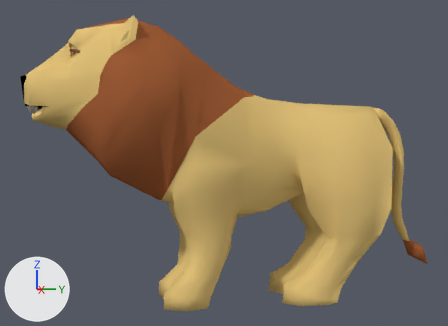
A saved change to the Blender file 01-Models/animals/lion05bonesanimationtest2.blend.
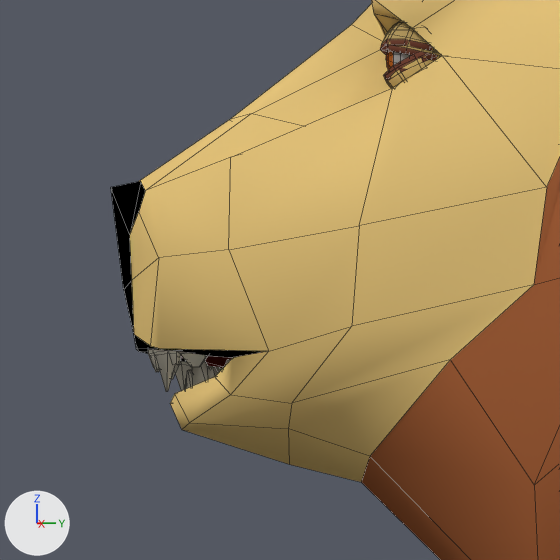
Each version appears first whole from a camera (50 mm lens) standing at (6.69, -1.8, 1.6) and looking at (-0.03, -0.57, 1.48), and next in a close-up on the part from 0% to 23% of the width and 13% to 44% of the height. Lighting does not change. The marker at lower left points along +X, +Y and +Z. The close-ups show mesh edges as thin lines.

Names of what the first close-up shows: 'leftEye', 'lion'.
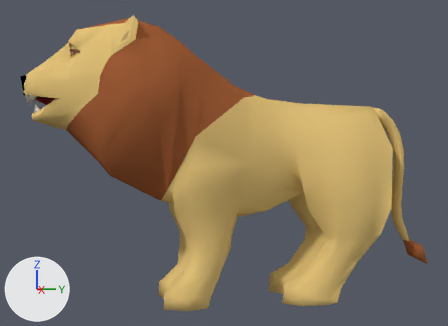
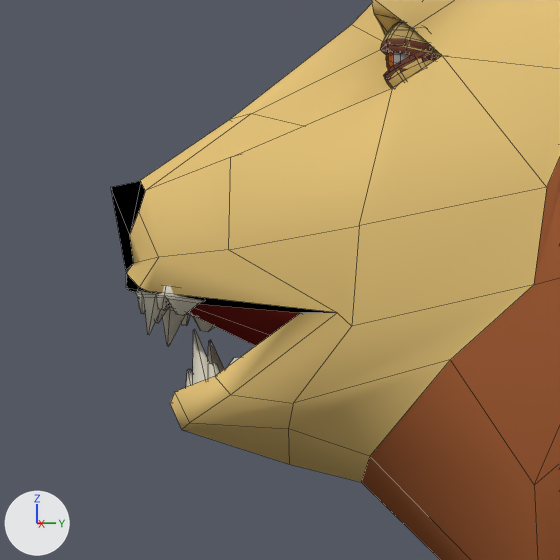
The newer file adds a shape key; the second version is drawn at full value of the shape key 'wide_open' of 'lion', and the change is written as the vertex moves it makes.

What differs and where, as boxes (x1, y1, x2, y2) in the close-ups (560 x 560 px; the box of a moved part takes in the faces that stretch with it):
part 1 of me_cube_001, moved or reshaped: before (148, 350, 208, 391); after (136, 285, 204, 335)
part 2 of me_cube_001, moved or reshaped: before (159, 360, 223, 391); after (155, 305, 215, 346)
part 3 of me_cube_001, moved or reshaped: (111, 189, 359, 403) in both

The change, as a diff of the scene's bpy script:
```diff
--- a/01-Models/animals/lion05bonesanimationtest2.blend.py
+++ b/01-Models/animals/lion05bonesanimationtest2.blend.py
@@ me_cube_001 @@
 me_cube_001.from_pydata(...)  # 1110 vertices, 946 faces, 10 loose edges; spans x -0.73..0.73, y -2.7..1.84, z -0.02..2.98
 # used by ob_lion; location = (0.0, 0.0, 0.0)
+# me_cube_001 part 1: the loose piece of 76 vertices spanning x 0.0..0.21, y -2.63..-2.5, z 1.99..2.08 is turned -9.4 degrees about the x axis through its middle, then moved by (0.0, -0.02, 0.1)
+# me_cube_001 part 2: the loose piece of 76 vertices spanning x -0.21..0.0, y -2.63..-2.5, z 1.99..2.08 is turned -9.4 degrees about the x axis through its middle, then moved by (0.0, -0.02, 0.1)
+# me_cube_001 part 3: 100 of 1110 vertices moved; they spanned x -0.31..0.31, y -2.68..-2.38, z 1.97..2.2 and now span x -0.31..0.31, y -2.68..-2.24, z 1.97..2.24; mean shift (0.0, 0.03, 0.02); largest move (0.28, -2.46, 2.04) -> (0.28, -2.34, 2.13)
 me_cube_001.materials.append(mat_body)
```
